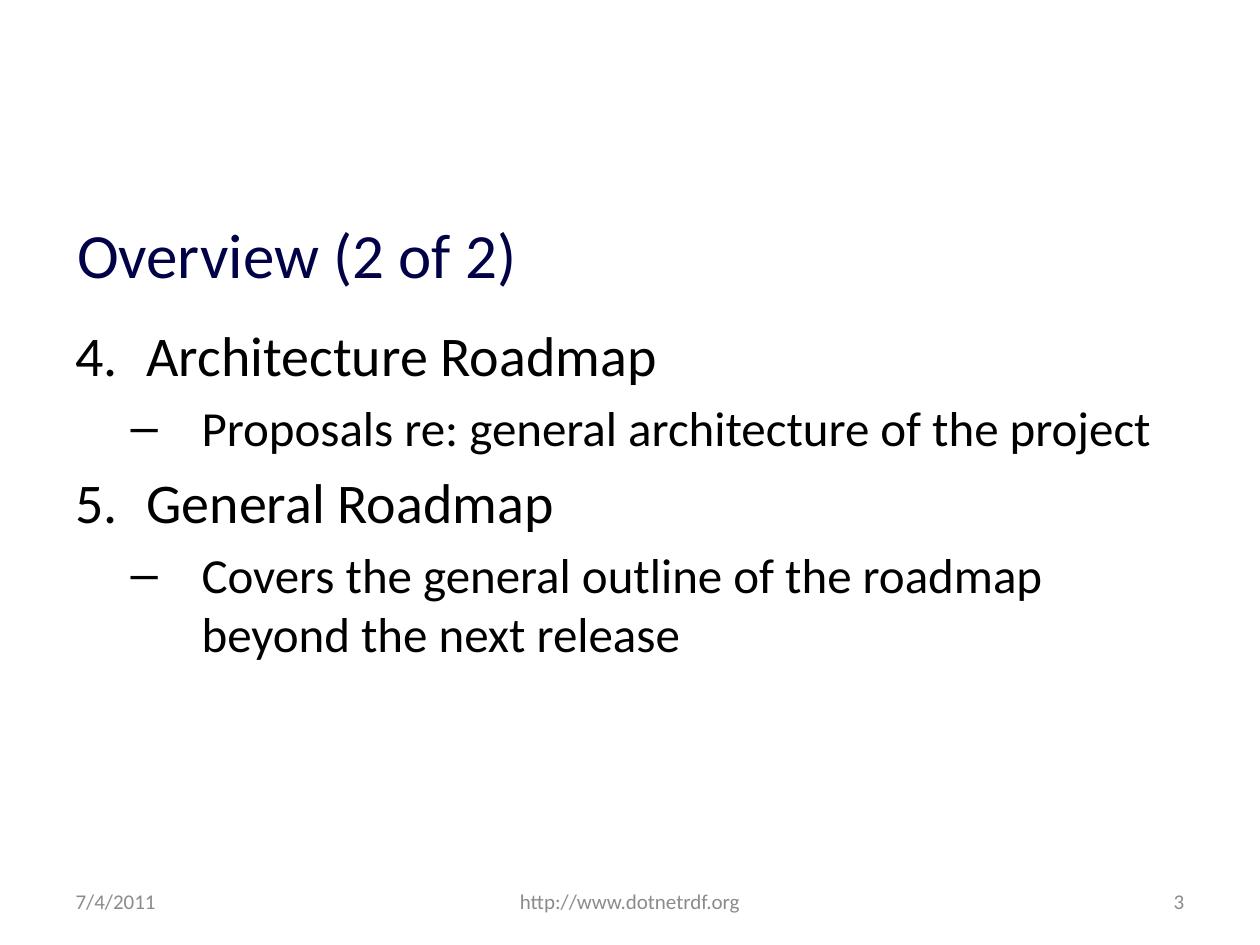
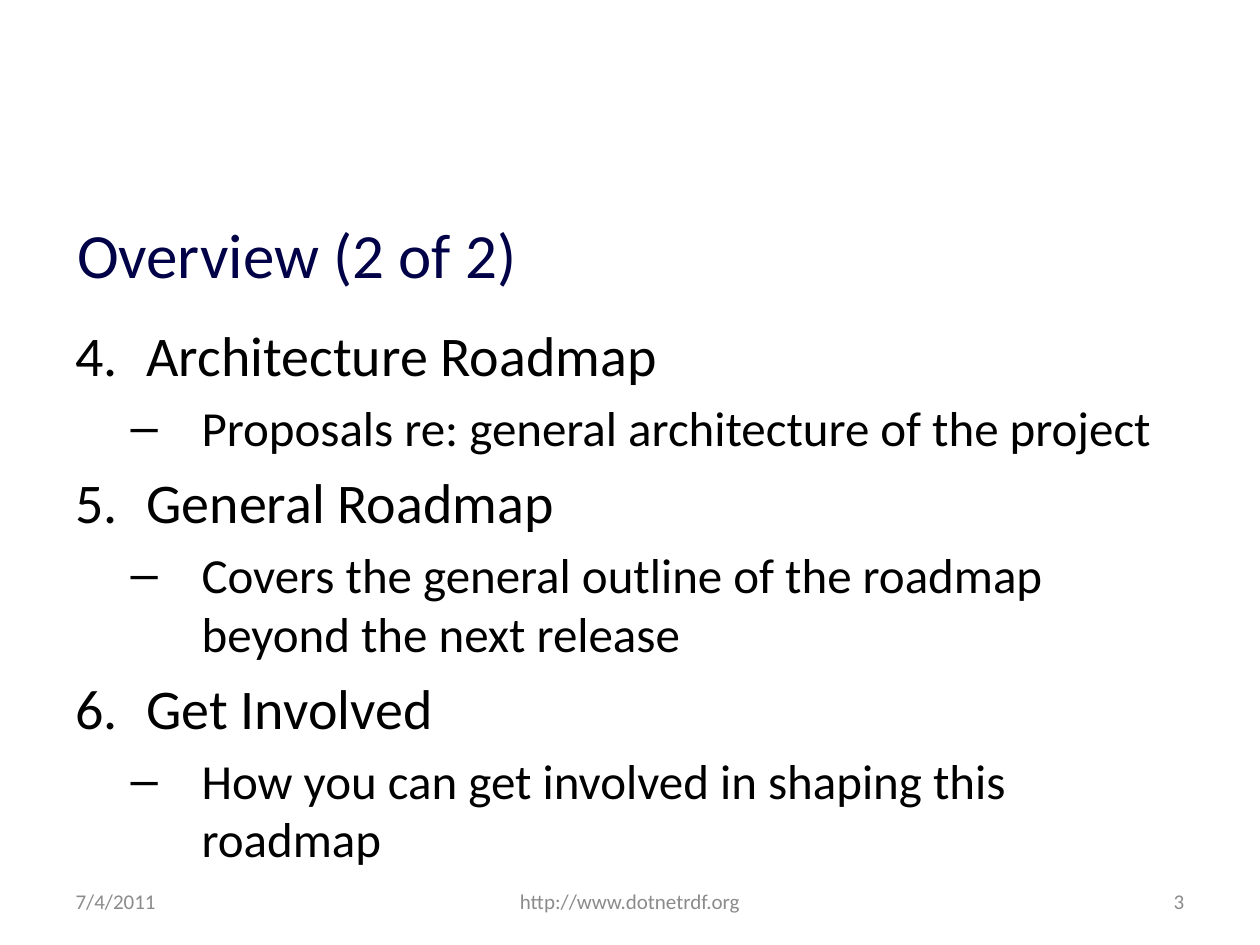
Before and after one commit to JohnGoldsmith/dotnetrdf-wiki, a slide deck: slide 3 of Slides/Roadmap.pptx. Drawn at 1260x945 pixels with LibreOffice and Linux fonts; fonts in the diff are those of the drawing; background and template pictures are left out. Boxes give left, top, right and bottom in pixels: in the first picture for what was removed or moved away, otherwise in the second. Text is boxed around its words. In the diff, an @@ line names an element or a change of style, - is before the commit and + after.

Commit message:
Updated Roadmap slides

```diff
--- a/Slides/Roadmap.pptx
+++ b/Slides/Roadmap.pptx
@@ text at (x1=146, y1=690, x2=1005, y2=865): paragraphs added @@
+6. Get Involved
+  – How you can get involved in shaping this roadmap
```
Also in this commit, not shown: 5 other slides changed, 2 slides added.
